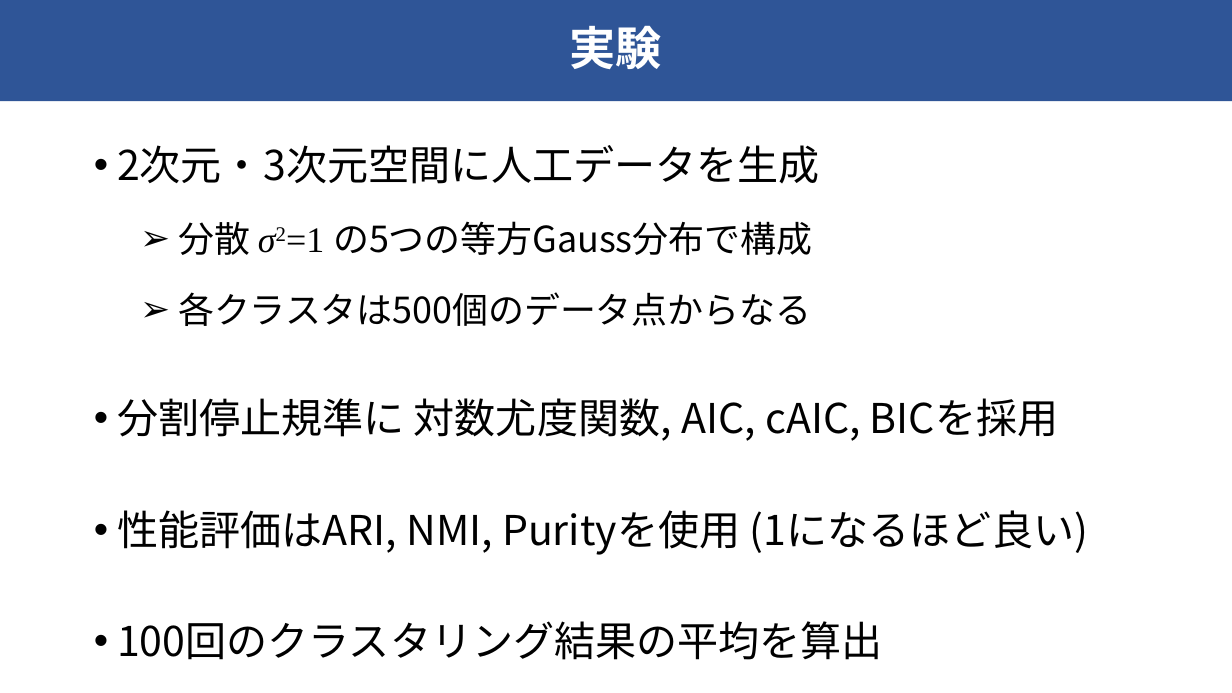
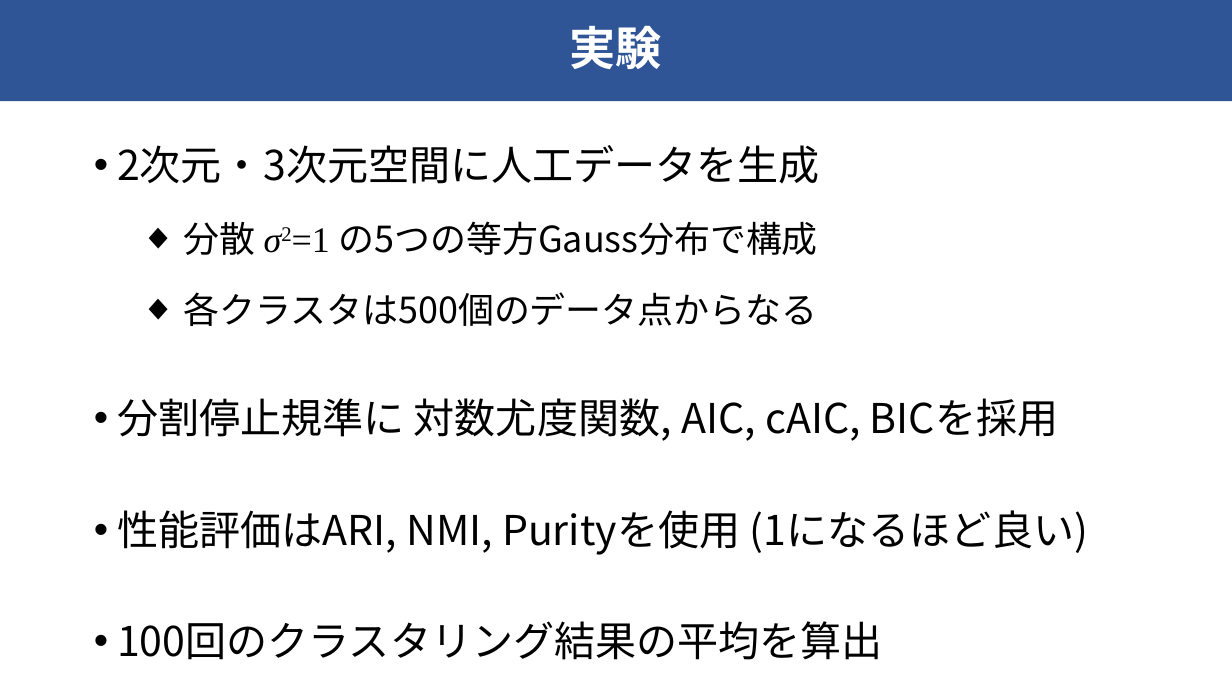
Before and after one commit to raryosu/graduation-research, a slide deck: slide 10 of docs/interim-presen/interim_hagihara.pptx. Drawn at 1232x693 pixels with LibreOffice and Linux fonts; fonts in the diff are those of the drawing. Boxes give left, top, right and bottom in pixels: in the first picture for what was removed or moved away, otherwise in the second. Text is boxed around its words. In the diff, an @@ line names an element or a change of style, - is before the commit and + after.

```diff
--- a/docs/interim-presen/interim_hagihara.pptx
+++ b/docs/interim-presen/interim_hagihara.pptx
@@ text at <box>184,221,818,326</box>: bullet ➢ to ◆ @@
```
Also in this commit, not shown: 4 other slides changed, 5 slides added.
